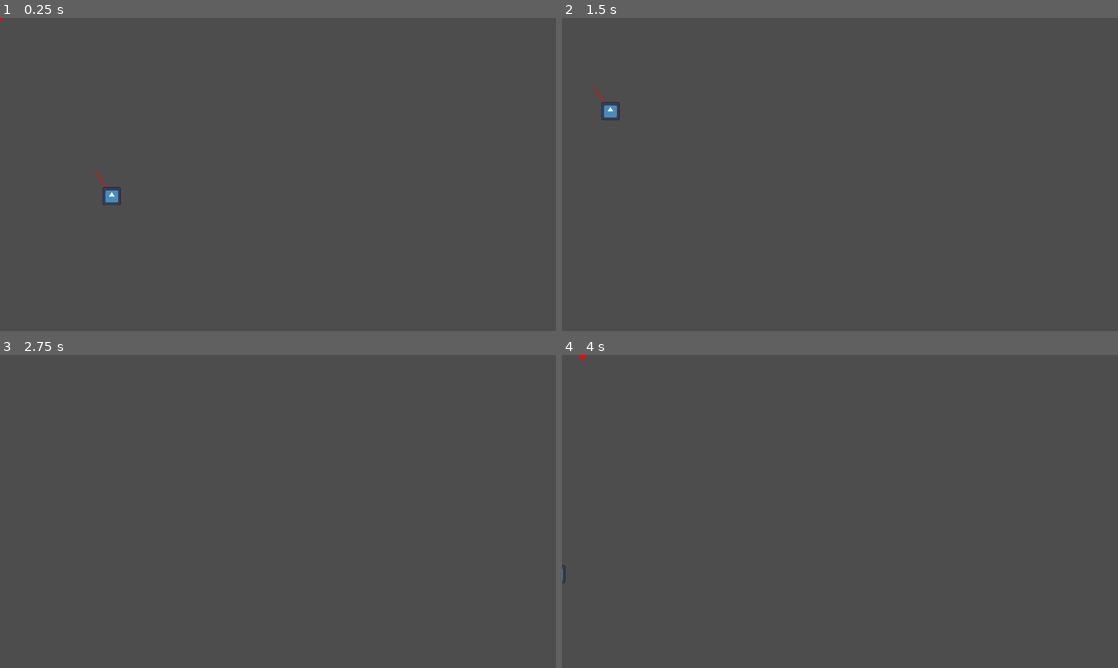
Above: before the commit, frames 1-4 (two rows, left to right).
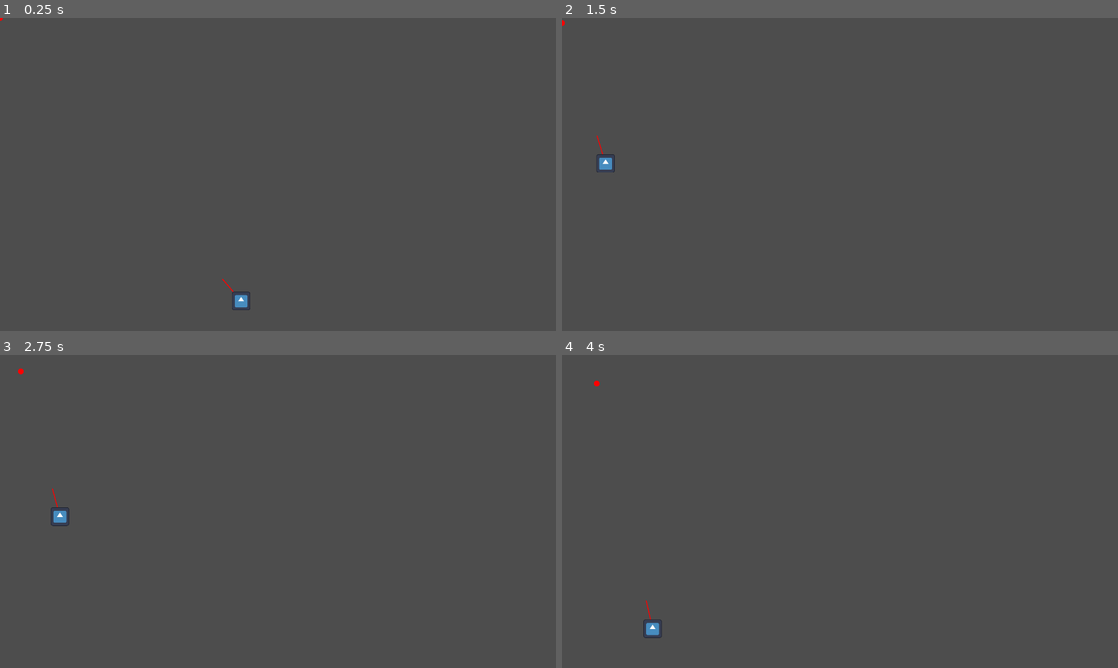
Above: after the commit, the same moments.

Repository: leogeier/ggj24-lasercats
Game: Godot game, scene res://main.tscn
Same seed, same stepped clock (60 frames per second), same inputs: the game is played once before the commit and once after it. The engine's default icon, where the game draws it, is replaced by a stand-in: a white triangle on a blue panel in a dark square.
Inputs (mouse positions are in pixels of both pictures, inside the frame that each line leads up to):
- Up to frame 1 (0.25 s): no input
- Up to frame 2 (1.5 s): tap Enter at 0.5 s; move the mouse to (867, 174) at 0.52 s; move the mouse to (812, 174) at 1.27 s
- Up to frame 3 (2.75 s): move the mouse to (289, 505) at 2.02 s
- Up to frame 4 (4 s): move the mouse to (834, 517) at 2.77 s; move the mouse to (878, 514) at 3.52 s

The runs differ from the first frame. In frame 1, 0.3% of the frame differs, in the area x 17-45%, y 49-94%; in frame 2, 0.3%, in the area x 0-11%, y 0-50%; in frame 3, 0.2%; in frame 4, 0.2%.
Error before the commit: Attempt to call function 'get_viewport_rect' in base 'null instance' on a null instance. (res://scenes/laserpointer/laserpointer.gd:34)

Commit message:
Add camera

Diff:
--- a/game/main.tscn
+++ b/game/main.tscn
@@ -1,7 +1,8 @@
-[gd_scene load_steps=8 format=3 uid="uid://dxtqm02dnl42d"]
+[gd_scene load_steps=9 format=3 uid="uid://dxtqm02dnl42d"]
 
 [ext_resource type="PackedScene" uid="uid://bh28ccd421trc" path="res://scenes/cat/cat.tscn" id="1_1cu0m"]
 [ext_resource type="PackedScene" uid="uid://ciacvo6retlhy" path="res://scenes/laserpointer/laserpointer.tscn" id="2_x85f1"]
+[ext_resource type="PackedScene" uid="uid://duehi6pdpwp2t" path="res://scenes/camera/camera.tscn" id="3_l7hjo"]
 
 [sub_resource type="PhysicsMaterial" id="PhysicsMaterial_ci8g4"]
 friction = 0.58
@@ -20,7 +21,7 @@
 [node name="Main" type="Node2D"]
 
 [node name="Cat" parent="." instance=ExtResource("1_1cu0m")]
-position = Vector2(386, 331)
+position = Vector2(905, 955)
 
 [node name="StaticBody2D" type="StaticBody2D" parent="."]
 position = Vector2(952, 1009)
@@ -79,3 +80,6 @@
 
 [node name="CollisionShape2D" type="CollisionShape2D" parent="RigidBody2D"]
 shape = SubResource("RectangleShape2D_r5jye")
+
+[node name="Camera" parent="." instance=ExtResource("3_l7hjo")]
+position = Vector2(1024, 540)
--- /dev/null
+++ b/game/scenes/camera/camera.gd
@@ -0,0 +1,29 @@
+extends Camera2D
+
+var kitty
+# Called when the node enters the scene tree for the first time.
+func _ready():
+	kitty = get_tree().get_first_node_in_group("cat")
+
+# Called every frame. 'delta' is the elapsed time since the previous frame.
+func _process(delta):
+	move_camera()
+	check_for_fall()
+
+func move_camera():
+	var new_position = kitty.position.y
+	# negative is up, so use the "min" to ensure the camera never goes down!
+	position.y = min(new_position, position.y)
+
+func get_half_extent():
+	return get_viewport_rect().size / 2.0
+
+
+func check_for_fall():
+	var kitty_height = kitty.get_height()
+	# For y positive is down, so if the position is too large, we've fallen!
+	if kitty.position.y > position.y + get_half_extent().y + kitty_height /2:
+		game_over()
+
+func game_over():
+	print("GAME OVER!")
--- /dev/null
+++ b/game/scenes/camera/camera.tscn
@@ -0,0 +1,8 @@
+[gd_scene load_steps=2 format=3 uid="uid://duehi6pdpwp2t"]
+
+[ext_resource type="Script" path="res://scenes/camera/camera.gd" id="1_nibee"]
+
+[node name="Camera" type="Camera2D" groups=["camera"]]
+position_smoothing_enabled = true
+position_smoothing_speed = 1.0
+script = ExtResource("1_nibee")
--- a/game/scenes/cat/cat.gd
+++ b/game/scenes/cat/cat.gd
@@ -16,6 +16,9 @@
 
 func is_laser_close():
 	return not %LaserCheck.get_overlapping_areas().is_empty()
+
+func get_height():
+	return %Icon.get_rect().size.y
 
 var impulse_cooldown = false
 func is_jump_cooldown_complete():
--- a/game/scenes/cat/cat.tscn
+++ b/game/scenes/cat/cat.tscn
@@ -13,7 +13,7 @@
 radius = 195.0
 height = 496.0
 
-[node name="Cat" type="RigidBody2D"]
+[node name="Cat" type="RigidBody2D" groups=["cat"]]
 position = Vector2(1, 0)
 can_sleep = false
 lock_rotation = true
@@ -21,6 +21,7 @@
 script = ExtResource("1_mcim8")
 
 [node name="Icon" type="Sprite2D" parent="."]
+unique_name_in_owner = true
 scale = Vector2(0.5, 0.5)
 texture = ExtResource("1_4tj4y")
 
--- a/game/scenes/laserpointer/laserpointer.gd
+++ b/game/scenes/laserpointer/laserpointer.gd
@@ -13,8 +13,7 @@
 const SENSITIVITY = 0.5
 func _input(event):
 	if event is InputEventMouseMotion and Input.get_mouse_mode() == Input.MOUSE_MODE_CAPTURED:
-		position += event.relative * SENSITIVITY
-		position_changed.emit(get_laser_position())
+		set_laser_position(position + event.relative * SENSITIVITY)
 	if event is InputEventKey and event.keycode == KEY_ESCAPE:
 		Input.set_mouse_mode(Input.MOUSE_MODE_VISIBLE)
 	if event is InputEventMouseButton:
@@ -29,10 +28,18 @@
 	var colors = [Color.RED, red_transparent]
 	draw_polyline_colors(points, colors, 5, true)
 
+func set_laser_position(new_pos):
+	var cam_pos = camera.get_screen_center_position()
+	var max = get_parent().to_local(cam_pos + camera.get_half_extent())
+	var min = get_parent().to_local(cam_pos - camera.get_half_extent())
+	new_pos = new_pos.clamp(min, max)
+	if new_pos != position:
+		position = new_pos
+		position_changed.emit(get_laser_position())
+
 func _process(delta):
-	#var camera_rect = camera.get_canvas_transform().affine_inverse().basiss_xform(camera.get_viewport_rect().size)
-	var camera_rect = camera.get_viewport_rect()
-	print(camera_rect)
+	# Ensure the laser pointer stays on screen
+	set_laser_position(position)
 
 func get_laser_position():
 	return position
